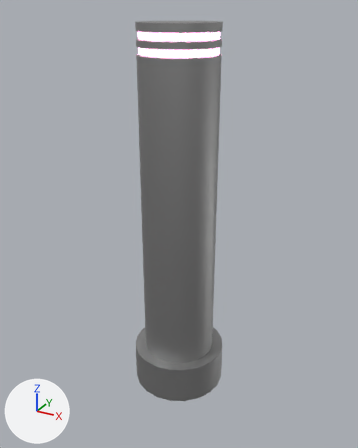
An edit to the FBX model Assets/SiberianJam/Assets/Meshes/Environment/Obstacles/SM_Obstacle_fence_1d.fbx, drawn before and after from the same camera.
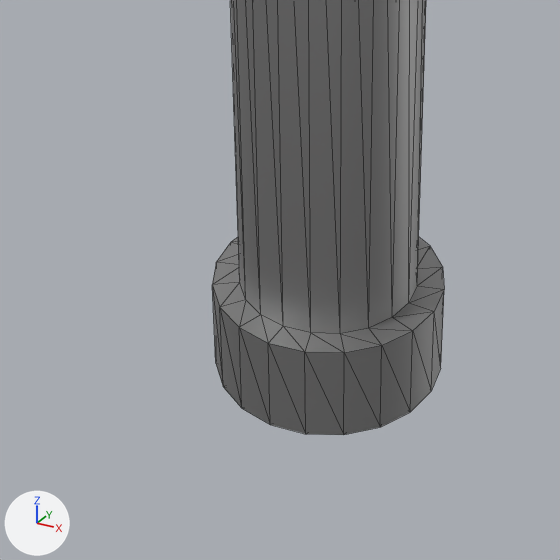
Old and new are each drawn whole from a 50 mm camera at (0.591, -1.075, 1.033) aimed at (-0.008, 0.014, 0.488) and again close up on the part from 16% to 74% of the width and 53% to 100% of the height. Lighting does not change. The marker at lower left points along +X, +Y and +Z. The first two pictures are the older version. The close-ups show mesh edges as thin lines. Where no turn or scale is listed for an object, it has been applied to the vertices.

The older version as bpy lines, for what is in view:
```python
me_mesh = bpy.data.meshes.new('Mesh')
me_mesh.from_pydata(...)  # 261 vertices, 500 faces; spans x -0.13..0.13, y -0.13..0.13, z 0.0..1.0
# faces by material slot: [420, 80]
me_mesh.materials.append(mat_m_metalness)  # grey #aaaaaa
me_mesh.materials.append(mat_m_obstacle_pink)  # grey #bcbcbc, glowing pink #f081b8
ob_sm_obstacle_fence_1d = bpy.data.objects.new('SM_Obstacle_fence_1d', me_mesh)
ob_sm_obstacle_fence_1d.location = (0.0, 0.0, 0.0)
```
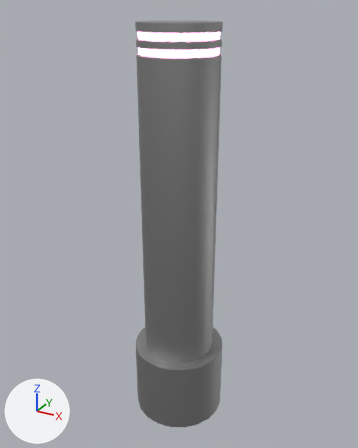
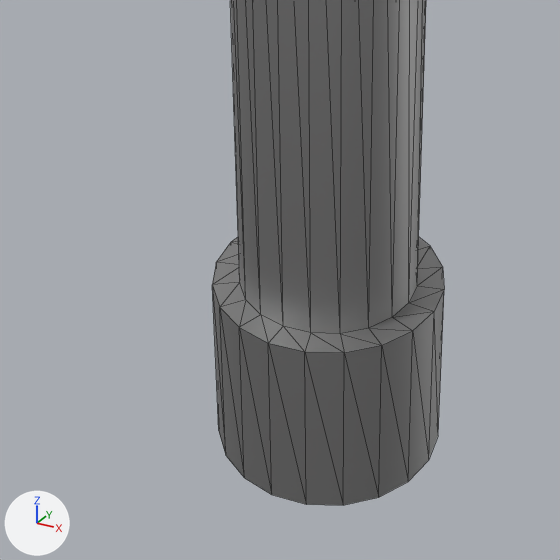
Where the change shows, as pixel boxes (x1, y1, x2, y2) in the close-ups (560 x 560 px):
'SM_Obstacle_fence_1d', reshaped: before (212, 0, 444, 435); after (212, 0, 444, 505)
part 1 of me_mesh, built on: before (212, 285, 444, 435); after (212, 285, 444, 505)

The change, as a list of edits to the scene's bpy script:
```text
Change me_mesh:
    used by ob_sm_obstacle_fence_1d; location = (0.0, 0.0, 0.0)
    remove me_mesh.from_pydata(...)  # 261 vertices, 500 faces; spans x -0.13..0.13, y -0.13..0.13, z 0.0..1.0
    add me_mesh.from_pydata(...)  # 241 vertices, 460 faces; spans x -0.13..0.13, y -0.13..0.13, z -0.1..1.0
    me_mesh part 1
    40 vertices are removed from x -0.13..0.13, y -0.13..0.13, z 0.0
    80 faces are deleted
    20 new vertices lie (0.0, 0.0, -0.21) away from vertices in x -0.13..0.13, y -0.13..0.13, z 0.11
    40 new faces join them, mat_m_metalness (grey #aaaaaa)
```
